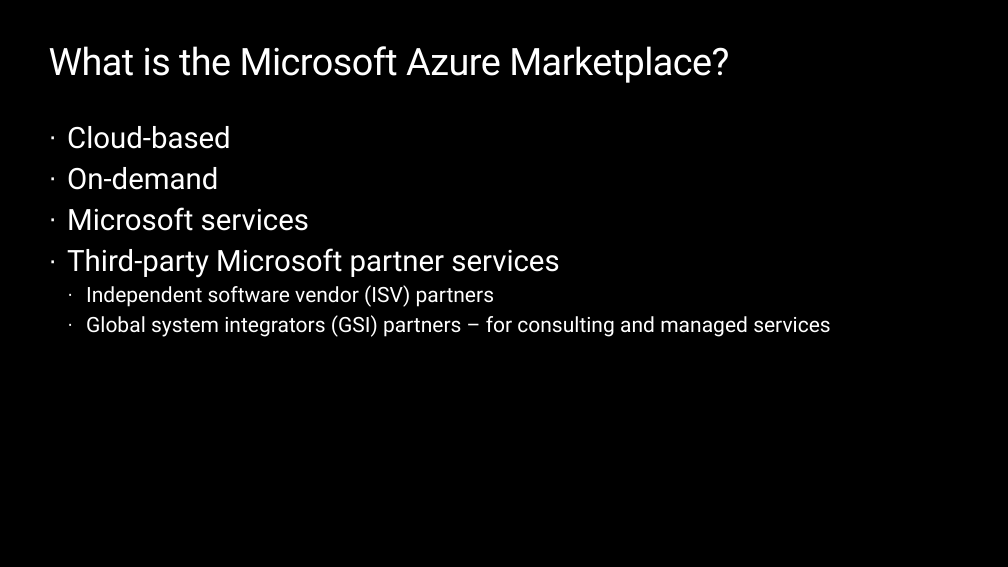
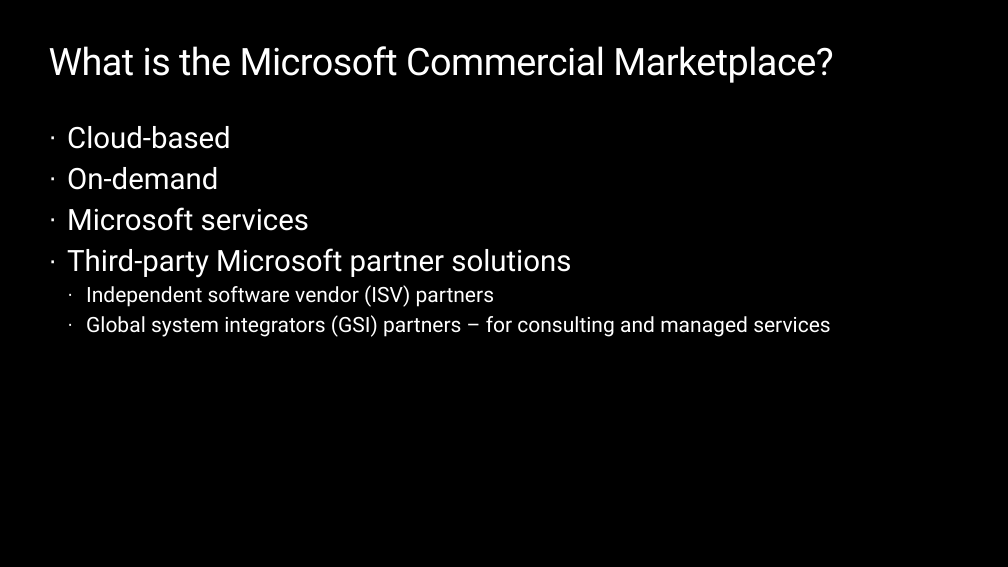
Before and after one commit to opsgility/marketplace, a slide deck: slide 8 of azure-marketplace-workshop/Day 1 - Skilling Deck for Microsoft Marketplace.pptx. Drawn at 1008x567 pixels with LibreOffice and Linux fonts; fonts in the diff are those of the drawing; background and template pictures are left out. Boxes give left, top, right and bottom in pixels: in the first picture for what was removed or moved away, otherwise in the second. Text is boxed around its words. In the diff, an @@ line names an element or a change of style, - is before the commit and + after.

Commit message:
PPT Files updated based on Microsoft SME feedback.

```diff
--- a/azure-marketplace-workshop/Day 1 - Skilling Deck for Microsoft Marketplace.pptx
+++ b/azure-marketplace-workshop/Day 1 - Skilling Deck for Microsoft Marketplace.pptx
@@ title at bbox=[49, 46, 833, 83]: text changed @@
-What is the Microsoft Azure Marketplace?
+What is the Microsoft Commercial Marketplace?
@@ text at bbox=[67, 248, 571, 278]: text changed @@
-· Third-party Microsoft partner services
+· Third-party Microsoft partner solutions
```
Also in this commit, not shown: 18 other slides changed, 1 slide added, 1 other file.
